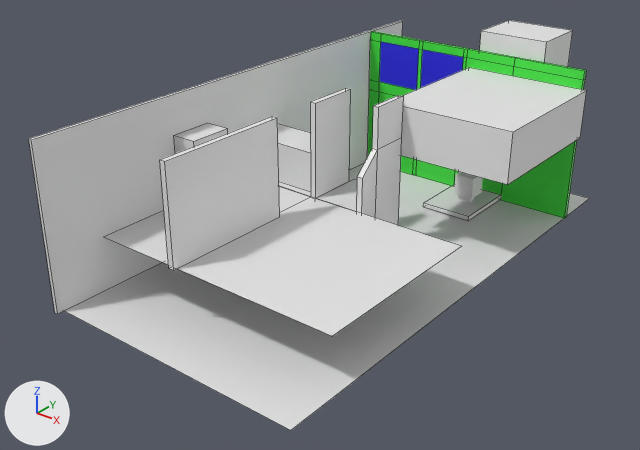
The Blender file Blender/house.blend, before and after one commit.
Camera for both pictures: a camera (50 mm lens) standing at (23.6, -35.4, 15.8) and looking at (5.0, -12.2, 1.4). Arrows for +X, +Y and +Z are at lower left; the lights stay in place. Mesh edges are drawn as thin lines on the coarser meshes.

In view in the first picture: 'Balcony', 'Bedroom Stairs Wall', 'Chimney Wall', 'Fridge', 'Kitchen Balcony', 'Kitchen Balcony Stairs Wall', 'Kitchen Floor', 'Kitchen Wall', 'Left Wall', 'Patio Door Wall', 'Plane', 'Stove Pedestal'.
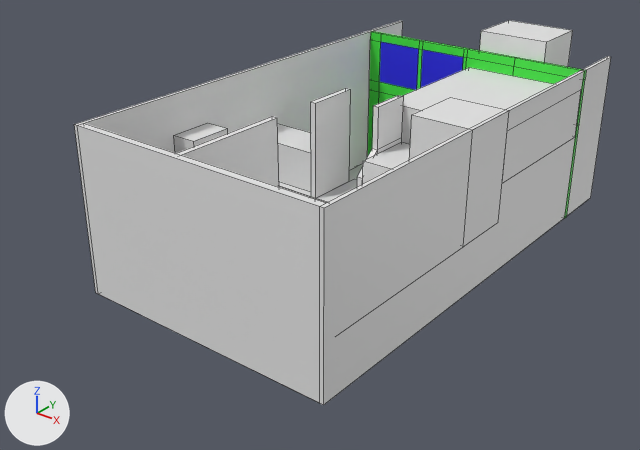
Commit message: finish blocking out house

Location of each change, [x1, y1, x2, y2] in pixels of the pictures (640 x 450 px):
'Back Wall', added: after [77, 123, 326, 403]
'Right Wall', added: after [320, 56, 611, 405]
'Plane', reshaped: before [65, 163, 590, 430]; after [349, 164, 363, 181]
'Left Wall', mesh rescaled (12% narrower, 7% shorter): before [29, 21, 403, 314]; after [74, 21, 403, 294]
'Balcony', mesh rescaled: before [401, 67, 587, 185]; after [402, 67, 581, 183]
'Bedroom Closet Colum', added: after [410, 97, 509, 247]
'Bedroom Stairs', added: after [363, 142, 410, 183]
'Kitchen Floor', unchanged, covered by the edit: before [103, 182, 461, 336]; after [279, 182, 326, 202]
'Kitchen Wall', unchanged, covered by the edit: before [160, 116, 280, 270]; after [177, 116, 279, 187]
'Kitchen Balcony Stairs Wall', unchanged, covered by the edit: before [357, 95, 404, 225]; after [357, 95, 404, 186]
'Stove Pedestal', unchanged, covered by the edit: before [423, 184, 501, 221]

Patch to the scene script:
```diff
--- a/Blender/house.blend.py
+++ b/Blender/house.blend.py
@@ me_plane_003 @@
 me_plane_003.from_pydata(...)  # 4 vertices, 1 face; spans x -1.03..0.72, y -3.75..1.0, z 0.0
 # used by ob_plane; location = (6.4, -4.59, -0.06); scale = (5.86, 4.24, 1.0)
-me_plane_003.vertices[0].co = (-1.03, -3.75, 0.0)
-me_plane_003.vertices[1].co = (0.72, -3.75, 0.0)  # pixel (290, 430)
+# me_plane_003 part 1
+me_plane_003.vertices[0].co = (-1.03, -3.41, 0.0)  # pixel (96, 293)
+me_plane_003.vertices[1].co = (0.72, -3.41, 0.0)  # pixel (323, 404)
@@ me_cube @@
 me_cube.from_pydata(...)  # 8 vertices, 6 faces; spans x -3.23..1.97, y -2.53..3.5, z 0.0..1.95
 # used by ob_balcony; location = (8.88, -6.45, 3.54)
+# me_cube part 2: the whole mesh is scaled about its middle by (0.959, 1, 1), then moved by (-0.11, 0.0, 0.0)
@@ me_cube_002 @@
 me_cube_002.from_pydata(...)  # 8 vertices, 6 faces; spans x -0.7..-0.6, y -14.9..5.6, z -0.1..6.2
 # used by ob_left_wall; location = (1.04, -5.9, 0.0)
+# me_cube_002 part 3: the whole mesh is scaled about its middle by (1, 0.916, 1), then moved by (0.0, 0.9, 0.0)
@@ me_cube_016 @@
+me_cube_016.from_pydata(...)  # a box spanning x -1.35..8.67, y 0.73..1.0, z -1.37..4.91
@@ me_cube_013 @@
+me_cube_013.from_pydata(...)  # a box spanning x -1.13..1.18, y -1.0..1.46, z -1.0..3.21
@@ me_cube_012 @@
+me_cube_012.from_pydata([(-0.7, -13.2, -0.1), (-0.7, -13.2, 6.2), (-0.7, 5.6, -0.1), (-0.7, 5.6, 6.2), (-0.6, -13.2, -0.1), (-0.6, -13.2, 6.2), (-0.6, 5.6, -0.1), (-0.6, 5.6, 6.2)], [], [(0, 1, 3, 2), (2, 3, 7, 6), (6, 7, 5, 4), (4, 5, 1, 0), (2, 6, 4, 0), (7, 3, 1, 5)])
@@ ob_back_wall @@
+ob_back_wall = bpy.data.objects.new('Back Wall', me_cube_016)
+ob_back_wall.location = (1.82, -19.79, 1.31)
@@ ob_bedroom_closet_colum @@
+ob_bedroom_closet_colum = bpy.data.objects.new('Bedroom Closet Colum', me_cube_013)
+ob_bedroom_closet_colum.location = (9.46, -10.45, 3.02)
@@ ob_bedroom_stairs @@
+ob_bedroom_stairs = bpy.data.objects.new('Bedroom Stairs', me_cube_015.copy())  # the mesh of ob_stairs
+ob_bedroom_stairs.location = (7.14, -10.45, 3.02)
@@ ob_right_wall @@
+ob_right_wall = bpy.data.objects.new('Right Wall', me_cube_012)
+ob_right_wall.location = (11.2, -5.9, 0.0)
```
